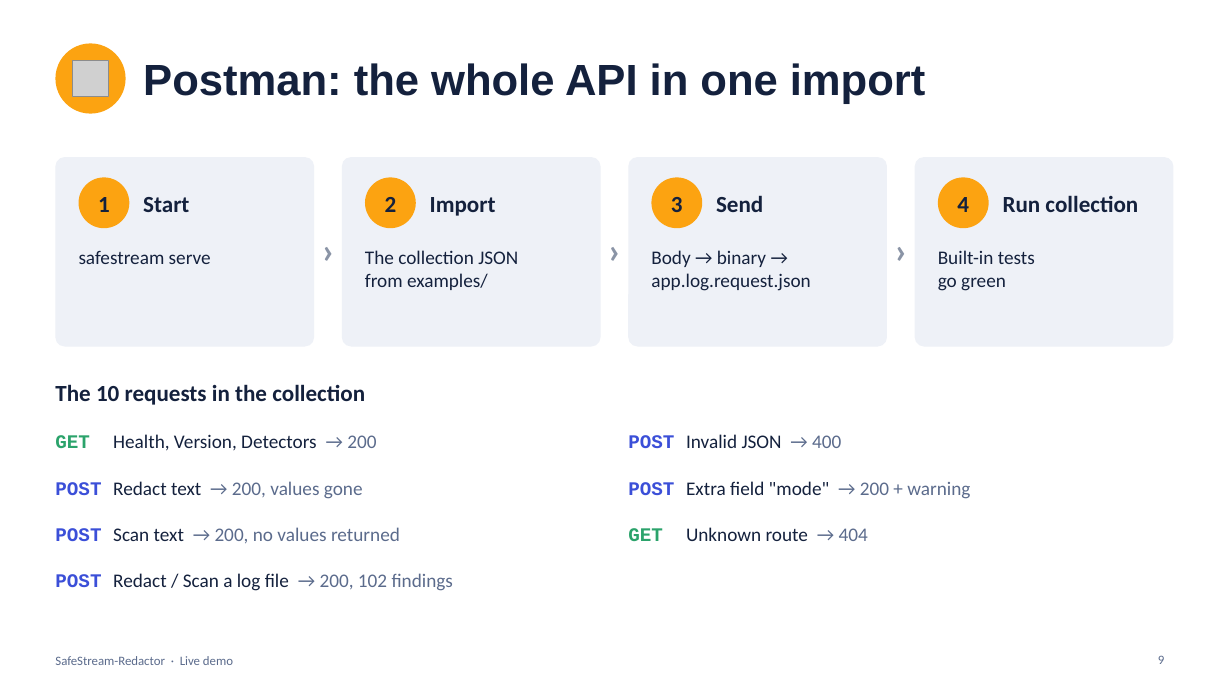
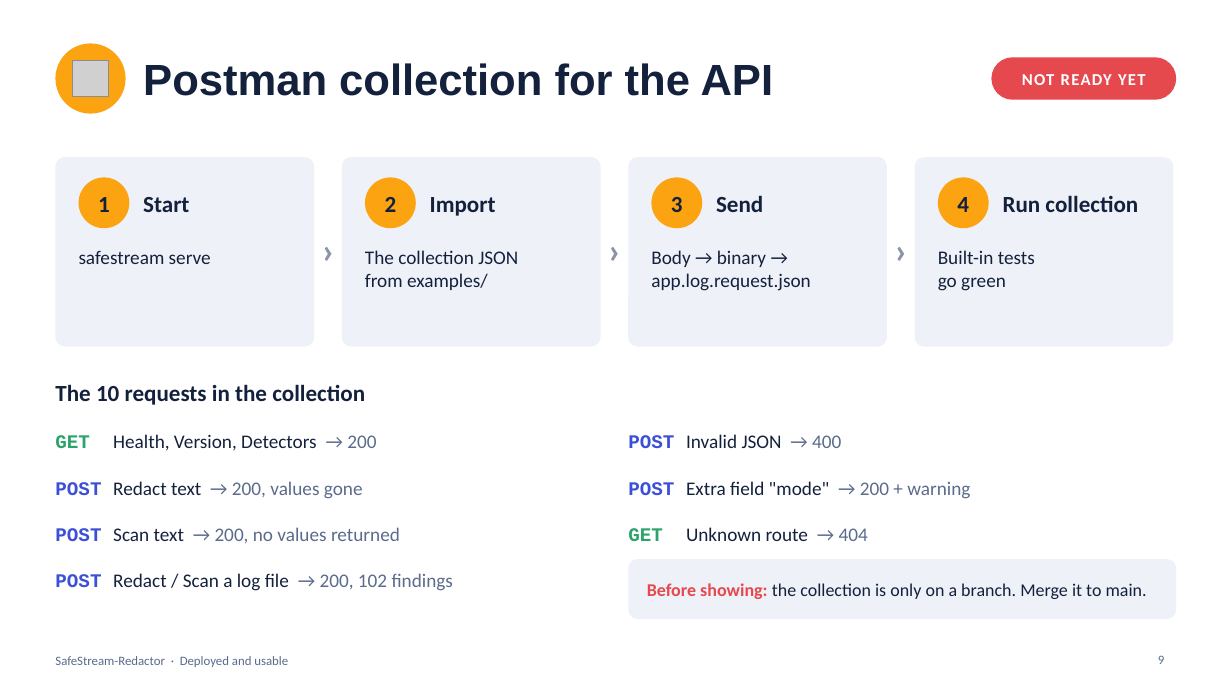
Before and after one commit to MounishSenisetty/SafeStream-Redactor, a slide deck: slide 9 of docs/SafeStream-Redactor-Demo.pptx. Drawn at 1232x693 pixels with LibreOffice and Linux fonts; fonts in the diff are those of the drawing; grey boxes stand for pictures. Boxes give left, top, right and bottom in pixels: in the first picture for what was removed or moved away, otherwise in the second. Text is boxed around its words. In the diff, an @@ line names an element or a change of style, - is before the commit and + after.

```diff
--- a/docs/SafeStream-Redactor-Demo.pptx
+++ b/docs/SafeStream-Redactor-Demo.pptx
@@ rounded rectangle added at bbox=[992, 57, 1177, 100], fill #E5484D @@
@@ title at bbox=[143, 63, 774, 96]: text changed @@
-Postman: the whole API in one import
+Postman collection for the API
@@ text added at bbox=[1022, 74, 1146, 85], 13 pt, text #FFFFFF, bold @@
+NOT READY YET
@@ rounded rectangle added at bbox=[628, 559, 1177, 619], fill #EEF1F7 @@
@@ text added at bbox=[647, 583, 1147, 599], 14 pt, text #14213D @@
+Before showing: the collection is only on a branch. Merge it to main.
@@ text at bbox=[55, 656, 288, 667]: text changed @@
-SafeStream-Redactor · Live demo
+SafeStream-Redactor · Deployed and usable
```
Also in this commit, not shown: 14 other slides changed, 1 slide added, 1 slide removed.
